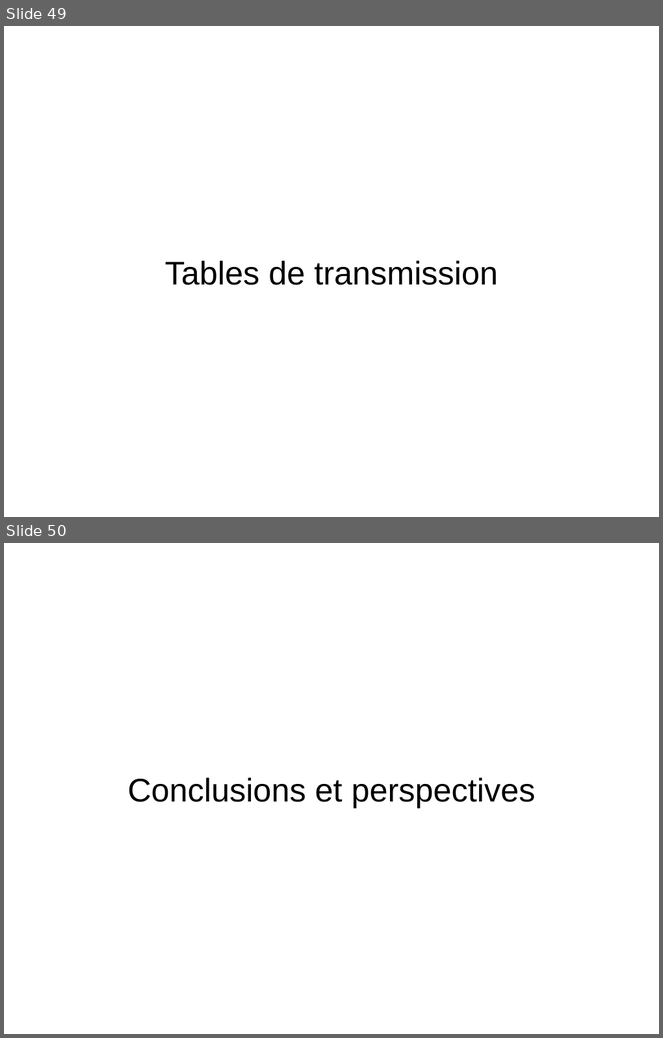
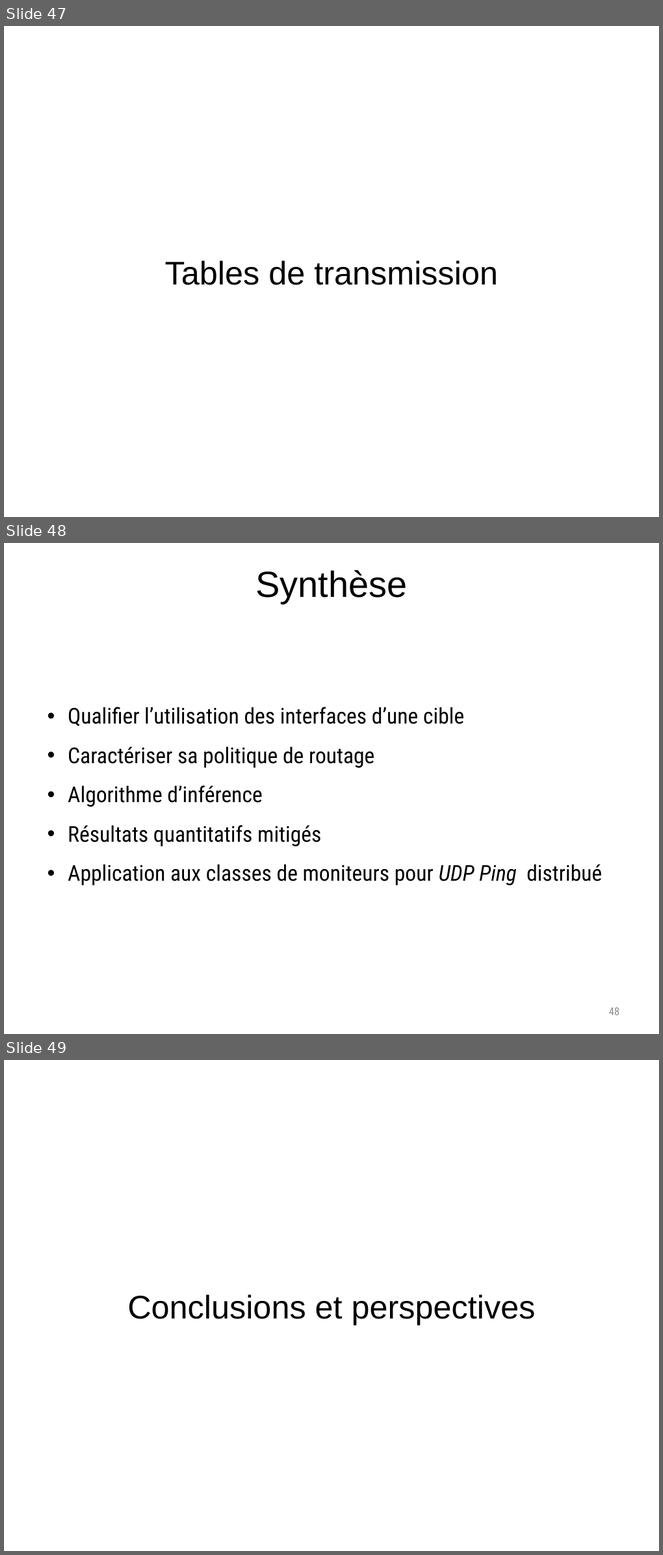
Before and after one commit to elierotenberg/my-thesis, a slide deck: slides.pptx. Shown one above the other, each under a label of ours: slides 49 and 50 before the commit, slides 47, 48 and 49 after it. The pictures are 663x1038 and 663x1555 pixels, drawn with LibreOffice and Linux fonts; fonts in the diff are those of the drawing. Boxes give left, top, right and bottom in pixels: in the first picture for what was removed or moved away, otherwise in the second. Text is boxed around its words. In the diff, an @@ line names an element or a change of style, - is before the commit and + after.

```diff
--- a/slides.pptx
+++ b/slides.pptx
@@ slide 48 added at [4,543,659,1034], background #FFFFFF @@
@@ title added at [256,570,407,603], 40 pt, text #000000 @@
+Synthèse
@@ text added at [68,707,602,886], 24 pt, text #000000 @@
+• Qualifier l’utilisation des interfaces d’une cible
+• Caractériser sa politique de routage
+• Algorithme d’inférence
+• Résultats quantitatifs mitigés
+• Application aux classes de moniteurs pour UDP Ping distribué
@@ page number added at [609,1008,620,1016], 12 pt, text #8C8C8C @@
+48
@@ what was slide 49 is now slide 47 @@
@@ what was slide 50 is now slide 49 @@
```
Also in this commit, not shown: 4 slides changed, 5 other slides added, 1 other file.
